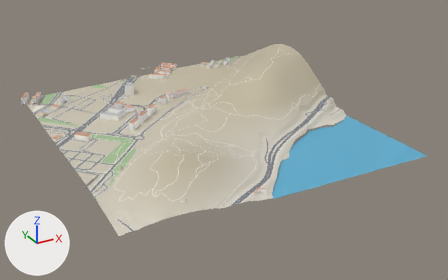
An edit to the glTF model public/world/tiles/1_-2.glb, drawn before and after from the same camera.
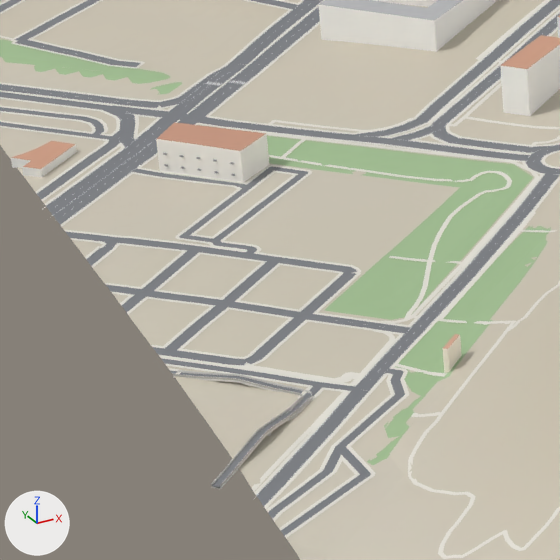
The first picture shows the older version from a 50 mm lens placed at (613.0, -219.0, 814.0), pointed at (1539.0, 1465.0, -28.0). The close-ups show the older and then the newer version on the part from 11% to 31% of the width and 40% to 72% of the height of that picture. Only the edits that show in the close-ups are written down. Arrows for +X, +Y and +Z are at lower left; the lights stay in place. Vertices at exactly the same position are counted once.

The first close-up shows 'Curb', 'Deck', 'Detail', 'Ground', 'Marks', 'Park', 'Road', 'Roofs', 'Sidewalk', 'Struct', 'Walls'.
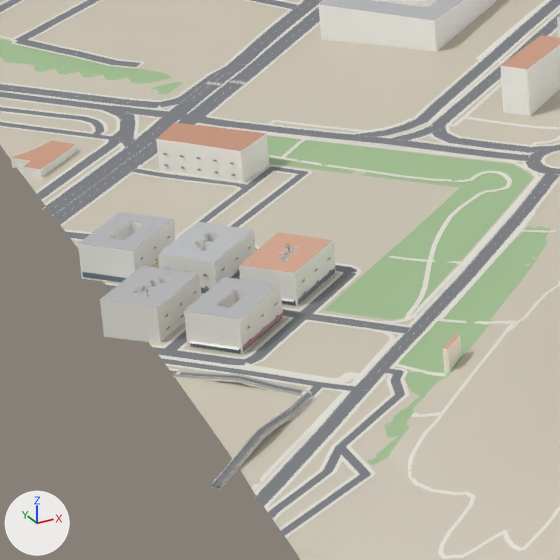
The change, as a diff of the scene's bpy script:
```diff
--- a/public/world/tiles/1_-2.glb.py
+++ b/public/world/tiles/1_-2.glb.py
@@ me_walls @@
 # used by ob_walls; location = (0.0, 0.0, 0.0)
-me_walls.from_pydata(...)  # 1686 vertices, 1874 faces; spans x 983.0..1829.0, y 1022.0..2064.0, z 4.0..98.0
+me_walls.from_pydata(...)  # 2163 vertices, 2370 faces; spans x 983.0..1829.0, y 1022.0..2064.0, z 4.0..98.0
+# me_walls part 1: 287 vertices added at x 985.0..1097.0, y 1336.0..1477.0, z 39.0..58.0
+# other edits to the shape of me_walls do not show in these pictures
 me_walls.materials.append(mat_defaultmaterial_009)
@@ me_detail @@
 # used by ob_detail; location = (0.0, 0.0, 0.0)
-me_detail.from_pydata(...)  # 794 vertices, 956 faces; spans x 982.0..1830.0, y 1524.0..2010.0, z 40.0..87.0
+me_detail.from_pydata(...)  # 2828 vertices, 3752 faces; spans x 982.0..1830.0, y 1335.0..2010.0, z 39.0..87.0
+# me_detail part 2: 1598 vertices added at x 993.0..1096.0, y 1335.0..1477.0, z 39.0..51.0
+# other edits to the shape of me_detail do not show in these pictures
 me_detail.materials.append(mat_defaultmaterial_010)
@@ me_roofs @@
 # used by ob_roofs; location = (0.0, 0.0, 0.0)
-me_roofs.from_pydata(...)  # 937 vertices, 801 faces; spans x 983.0..1829.0, y 1022.0..2064.0, z 18.0..98.0
+me_roofs.from_pydata(...)  # 1185 vertices, 1047 faces; spans x 983.0..1829.0, y 1022.0..2064.0, z 18.0..98.0
+# me_roofs part 3: 152 vertices added at x 985.0..1097.0, y 1336.0..1477.0, z 44.0..58.0
+# other edits to the shape of me_roofs do not show in these pictures
 me_roofs.materials.append(mat_defaultmaterial_011)
```

Changed parts and their boxes (x1, y1, x2, y2) in the close-ups (560 x 560 px):
'Detail', reshaped
    before: (163, 153, 236, 176)
    after: (82, 153, 335, 354)
part 1 of me_walls, added
    after: (78, 212, 336, 354)
part 2 of me_detail, added
    after: (82, 236, 335, 354)
part 3 of me_roofs, added
    after: (78, 212, 333, 319)
